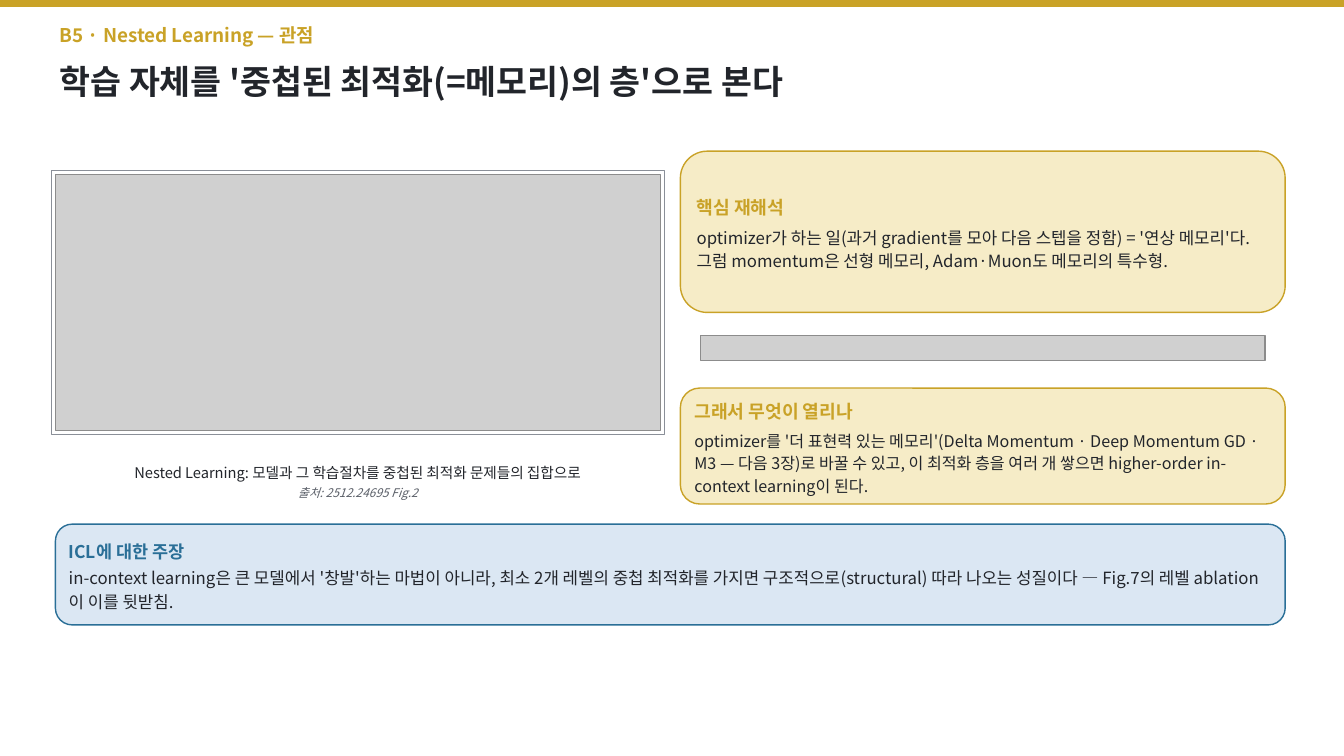
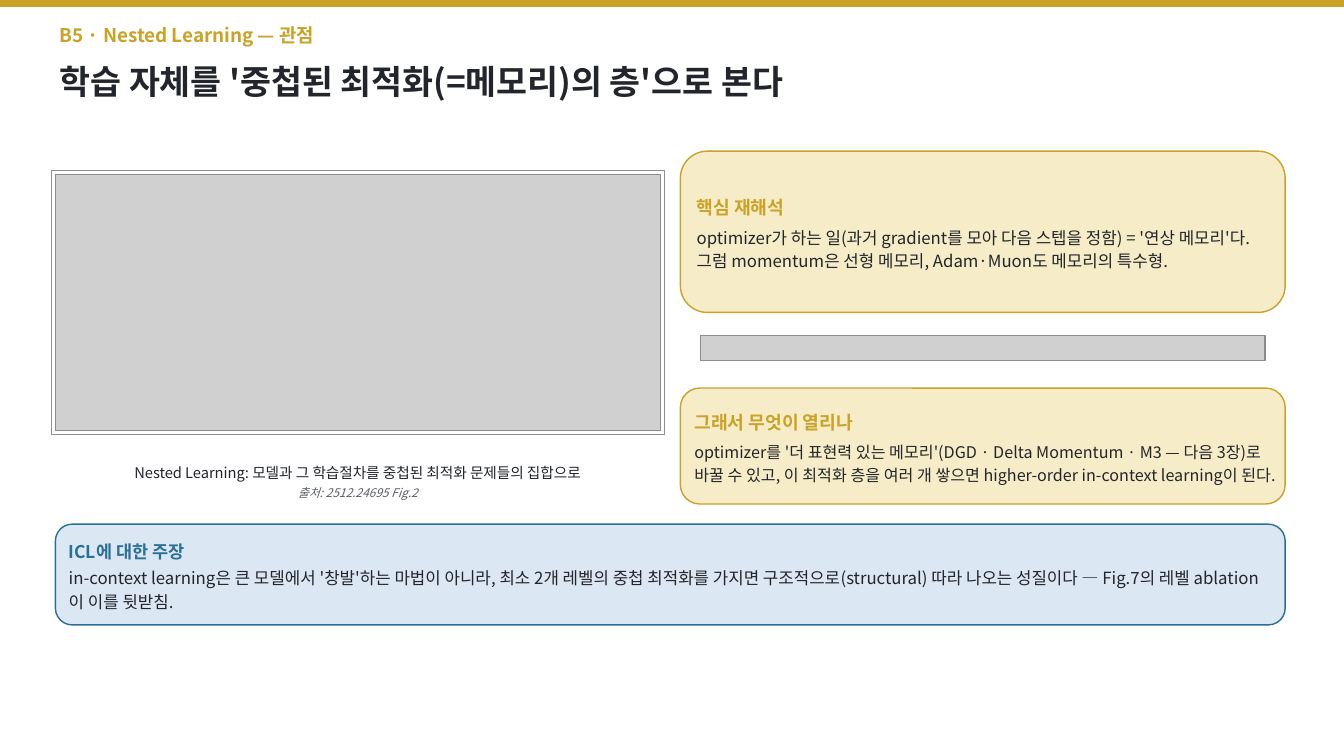
Before and after one commit to jimmylegendary/neural-memory-study, a slide deck: slide 59 of seminar/TTT-seminar.pptx. Drawn at 1344x756 pixels with LibreOffice and Linux fonts; fonts in the diff are those of the drawing; grey boxes stand for pictures. Boxes give left, top, right and bottom in pixels: in the first picture for what was removed or moved away, otherwise in the second. Text is boxed around its words. In the diff, an @@ line names an element or a change of style, - is before the commit and + after.

```diff
--- a/seminar/TTT-seminar.pptx
+++ b/seminar/TTT-seminar.pptx
@@ text in rounded rectangle at [694, 444, 1275, 485]: text changed @@
-optimizer를 '더 표현력 있는 메모리'(Delta Momentum · Deep Momentum GD · M3 — 다음 3장)로 바꿀 수 있고, 이 최적화 층을 여러 개 쌓으면 higher-order in-context learning이 된다.
+optimizer를 '더 표현력 있는 메모리'(DGD · Delta Momentum · M3 — 다음 3장)로 바꿀 수 있고, 이 최적화 층을 여러 개 쌓으면 higher-order in-context learning이 된다.
```
Also in this commit, not shown: 10 other slides changed, 2 other files.
